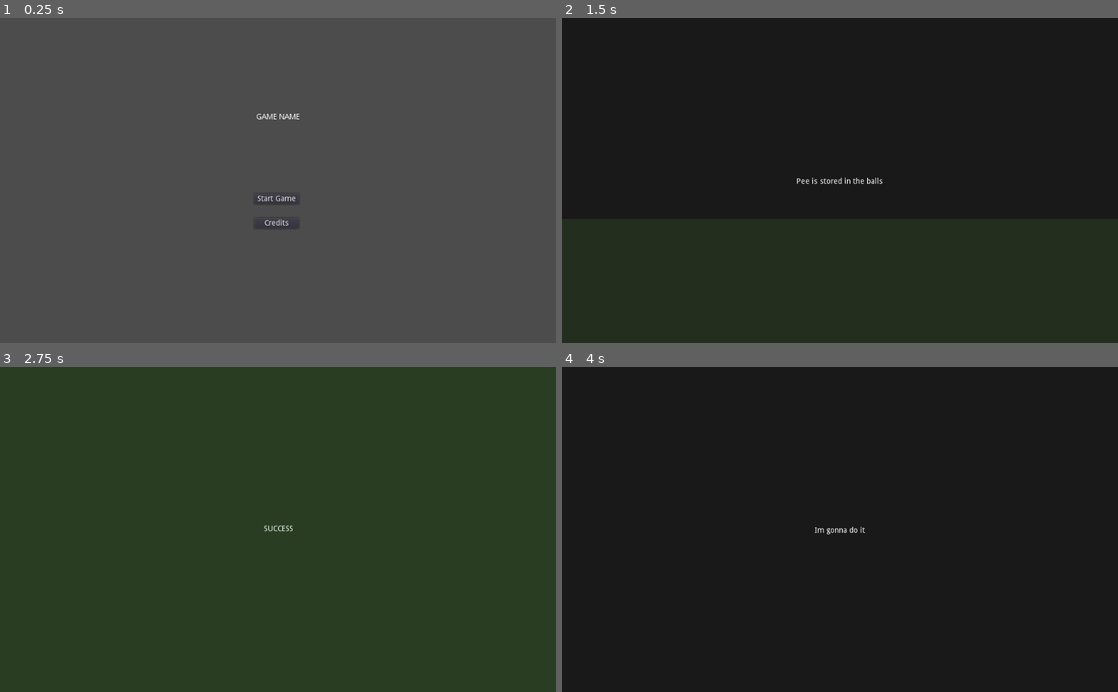
Above: before the commit, frames 1-4 (two rows, left to right).
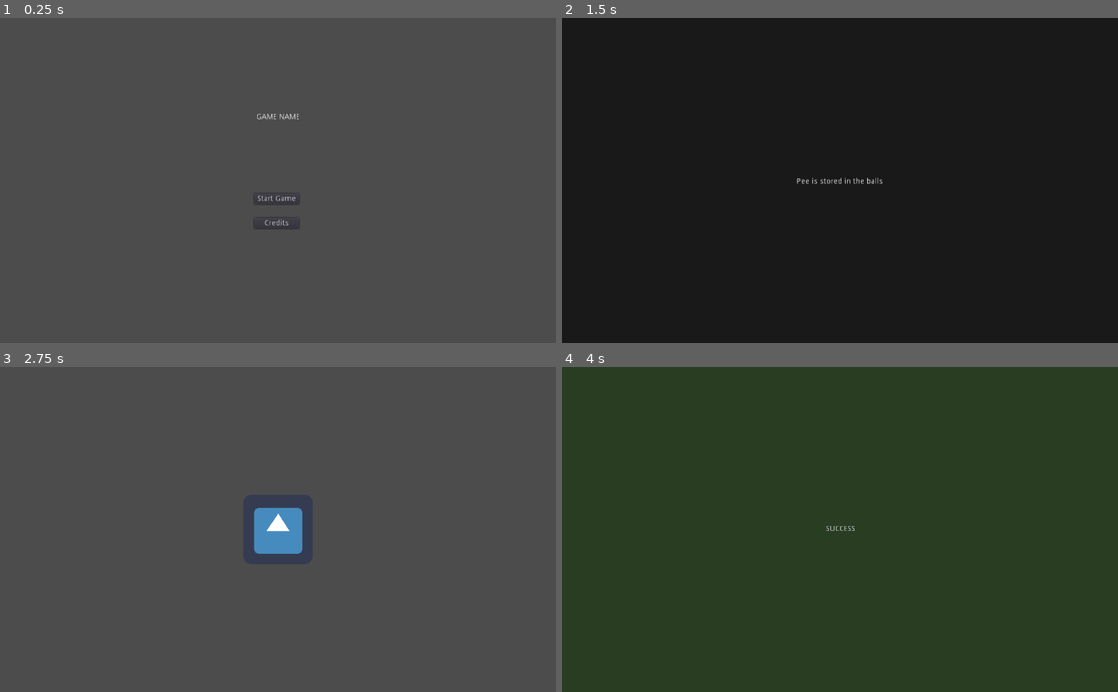
Above: after the commit, the same moments.

Repository: ericdsw/global_game_jam_2020
Game: Godot game, scene res://Game.tscn
The game is run twice, just before and just after one commit, with the same random seed, the same clock (stepped at 60 frames per second) and the same inputs. The engine's default icon, where the game draws it, is replaced by a stand-in: a white triangle on a blue panel in a dark square.
Inputs:
- Up to frame 1 (0.25 s): no input
- Up to frame 2 (1.5 s): click "Start Game" at 0.5 s; tap Enter (ui_accept) at 1.25, 1.35 s
- Up to frame 3 (2.75 s): tap Enter (ui_accept) at 1.52, 1.82, 2, 2.1, 2.27, 2.57 s
- Up to frame 4 (4 s): tap Enter (ui_accept) at 2.75, 2.85, 3.6, 3.77 s

The runs differ from the first frame. In frame 1, 0.1% of the frame differs, in the area x 46-54%, y 29-64%; in frame 2, less than 0.1%; in frame 3, 100%, in the area x 0-100%, y 0-100%; in frame 4, 100%.

Commit message:
Add game over logic

Diff:
--- a/Game.gd
+++ b/Game.gd
@@ -6,6 +6,7 @@
 var _instruction_res := preload("res://Screens/Overlays/Instructions/InstructionsOverlay.tscn")
 var _success_res := preload("res://Screens/Overlays/Finish/Success.tscn")
 var _failure_res := preload("res://Screens/Overlays/Finish/Failure.tscn")
+var _score_res := preload("res://Screens/Overlays/Finish/GameOverOverlay.tscn")
 
 # Paths to all possible minigame scenes should be defined here.
 export (Array, String, FILE) var minigames := []
@@ -18,6 +19,12 @@
 # scene path inside the `minigames` array should be used to instance the next
 # minigame
 var _current_minigame_offset := 0
+
+# The current score
+var _score := 0
+
+# How many lives the player has
+var _lives := 4
 
 # The current active minigame instance
 var _cur_minigame : BaseMinigame
@@ -32,6 +39,10 @@
 		# never happen.
 		print("No minigames defined")
 	else:
+
+		# Reset the score
+		_score = 0
+
 		# Enqueue the first minigame without calling `_go_to_next_offset()` to
 		# start the game.
 		var _first_minigame := load(minigames[0]).instance() as BaseMinigame
@@ -79,13 +90,21 @@
 
 # Called when all defined minigames are finished
 func _game_finished() -> void:
-	print("finished")
+	_show_game_over()
 
 func _show_main_menu() -> void:
 	main_menu_wrapper.show()
 
 func _hide_main_menu() -> void:
 	main_menu_wrapper.hide()
+
+func _calculate_score(time_left: float) -> void:
+	_score += int(floor(time_left * 10))
+
+func _show_game_over() -> void:
+	var _game_over_inst := _score_res.instance() as BaseOverlay
+	add_child(_game_over_inst)
+	_game_over_inst.show_score(_score)
 
 # ================================ Callbacks ================================ #
 
@@ -102,6 +121,10 @@
 
 # Show the success screen
 func _on_miningame_succeeded(_time_left: float) -> void:
+
+	# Calculate what will be added to the score depending on the time left
+	_calculate_score(_time_left)
+
 	var _success_ins = _success_res.instance()
 	overlay_node.add_child(_success_ins)
 	yield(_success_ins, "finished")
@@ -109,7 +132,12 @@
 
 # Show the failure screen
 func _on_minigame_failure() -> void:
-	var _failure_ins = _failure_res.instance()
-	overlay_node.add_child(_failure_ins)
-	yield(_failure_ins, "finished")
-	_go_to_next_minigame()
+
+	_lives -= 1
+	if _lives > 0:
+		var _failure_ins = _failure_res.instance()
+		overlay_node.add_child(_failure_ins)
+		yield(_failure_ins, "finished")
+		_go_to_next_minigame()
+	else:
+		_show_game_over()
--- a/Screens/MiniGames/BaseMinigame.gd
+++ b/Screens/MiniGames/BaseMinigame.gd
@@ -42,8 +42,9 @@
 # Call this method when a minigame is completed successfully, will emit the
 # required signal and stop the deadline timer
 func on_success() -> void:
-	_is_active = false
-	emit_signal("success", _lifetime)
+	if _is_active:
+		_is_active = false
+		emit_signal("success", _lifetime)
 
 # Call this methid if the minigame's fail condition is met. Note that this method
 # will be automatically called when the deadline timer runs out, so subclasses
--- /dev/null
+++ b/Screens/Overlays/Finish/GameOverOverlay.gd
@@ -0,0 +1,6 @@
+extends BaseOverlay
+
+onready var score_label := get_node("ScoreLabel") as Label
+
+func show_score(score: int) -> void:
+	score_label.text = "%d" % score
--- a/Screens/Overlays/Finish/GameOverOverlay.tscn
+++ b/Screens/Overlays/Finish/GameOverOverlay.tscn
@@ -1,8 +1,34 @@
-[gd_scene load_steps=2 format=2]
+[gd_scene load_steps=3 format=2]
 
 [ext_resource path="res://Screens/Overlays/BaseOverlay.tscn" type="PackedScene" id=1]
+[ext_resource path="res://Screens/Overlays/Finish/GameOverOverlay.gd" type="Script" id=2]
 
 [node name="GameOverOverlay" instance=ExtResource( 1 )]
+script = ExtResource( 2 )
+exit_type = 2
+keep_alive = true
 
 [node name="Background" parent="." index="0"]
 color = Color( 0.239216, 0.227451, 0.54902, 1 )
+
+[node name="Label" type="Label" parent="." index="4"]
+margin_left = 492.019
+margin_top = 215.258
+margin_right = 532.019
+margin_bottom = 229.258
+text = "Score"
+__meta__ = {
+"_edit_use_anchors_": false
+}
+
+[node name="ScoreLabel" type="Label" parent="." index="5"]
+margin_left = 398.0
+margin_top = 352.0
+margin_right = 627.0
+margin_bottom = 366.0
+text = "Score"
+align = 1
+valign = 1
+__meta__ = {
+"_edit_use_anchors_": false
+}
--- a/project.godot
+++ b/project.godot
@@ -36,6 +36,11 @@
 run/main_scene="res://Game.tscn"
 config/icon="res://icon.png"
 
+[display]
+
+window/stretch/mode="2d"
+window/stretch/aspect="keep"
+
 [rendering]
 
 environment/default_environment="res://default_env.tres"
